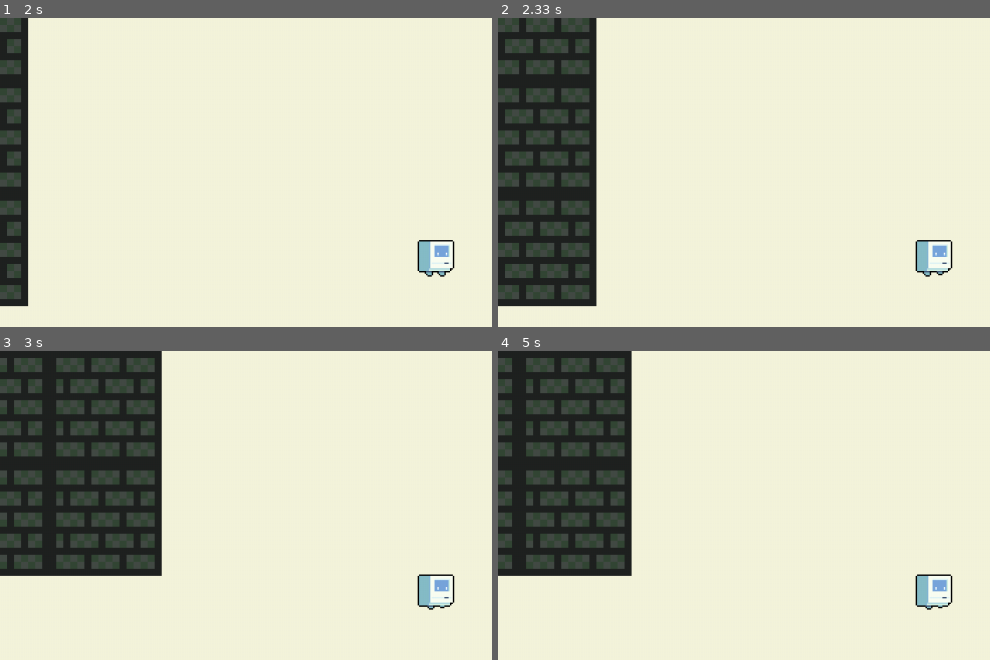
Above: before the commit, frames 1-4 (two rows, left to right).
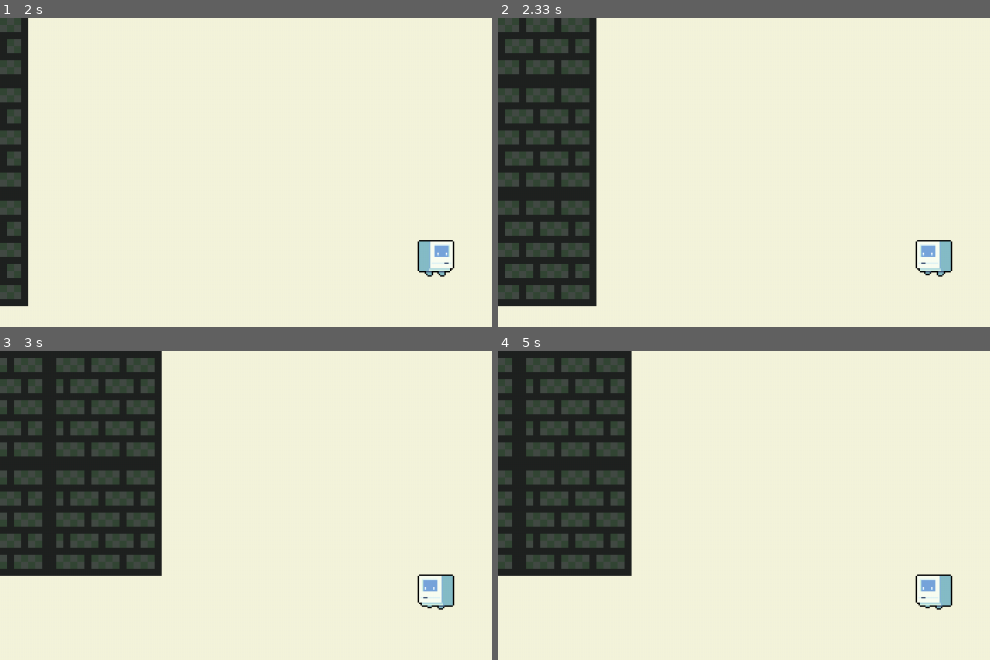
Above: after the commit, the same moments.

Repository: evelyn-keefner/portfolio
Game: pygame game, started from ch09/final/main.py
Two runs of this game, one before a commit and one after it. Both use one fixed random seed, a clock stepped at 60 frames per second and the inputs below.
Inputs (mouse positions are in pixels of both pictures, inside the frame that each line leads up to):
- Up to frame 1 (2 s): click "START" at 0.38 s; hold D 0.67-1.13 s; move the mouse to (418, 293) at 0.7 s; hold W 1.17-1.47 s; hold D 1.5-1.97 s
- Up to frame 2 (2.33 s): hold A from 2 s (still down)
- Up to frame 3 (3 s): release A at 2.53 s; hold S 2.57-2.87 s; hold A from 2.9 s (still down)
- Up to frame 4 (5 s): release A at 3.3 s; hold W 3.33-3.7 s; hold D 3.73-4.37 s; hold S 4.4-4.77 s; hold A from 4.8 s (still down)

Frame 1 is identical in both runs. In frame 2, 0.5% of the frame differs, in the area x 84-93%, y 72-84%; in frame 3, 0.5%; in frame 4, 0.5%.

Commit message:
re-added sprite directions

Diff:
--- a/ch09/final/src/enemy.py
+++ b/ch09/final/src/enemy.py
@@ -45,6 +45,9 @@
                 group.remove(self)
                 print('removed')
 
+        if self.direction.x < 0:
+            self.image = pygame.transform.flip(self.image, True, False)
+
 def main():
     print("Wrong file: please run run python3 main.py")
 
--- a/ch09/final/src/player.py
+++ b/ch09/final/src/player.py
@@ -99,6 +99,8 @@
             image = f'assets/sprite/sprite_run{tick%4+1}.webp'
             self.image = pygame.image.load(image)
             self.image = pygame.transform.scale(self.image, (60,60))
+            if self.direction.x < 0:
+                self.image = pygame.transform.flip(self.image, True, False)
         else:
             tick = pygame.time.get_ticks()
             image = f'assets/sprite/sprite_idle{tick%4+1}.webp'
